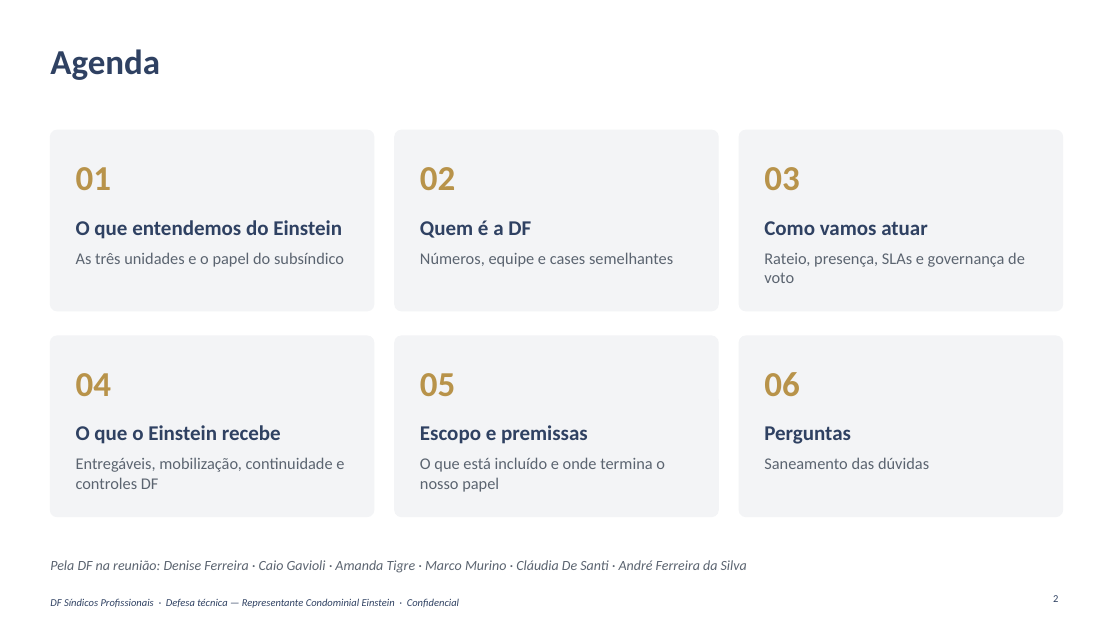
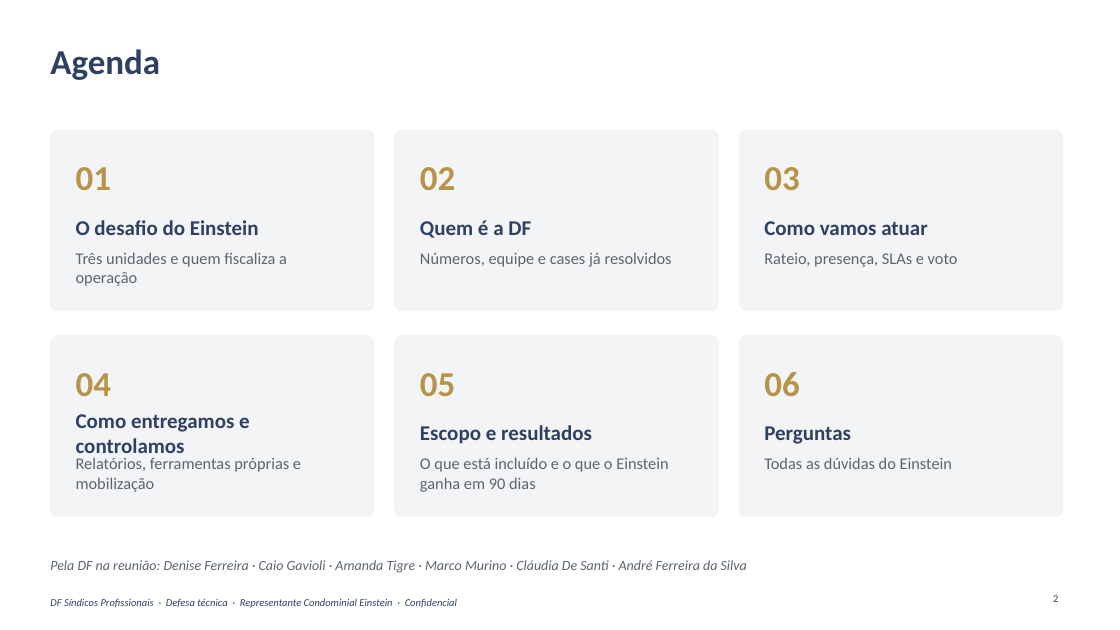
Before and after one commit to caiogavioli/Brainstorm, a slide deck: slide 2 of entregas/apresentacao-13-10/DF_Apresentacao_Einstein_13-10.pptx. Drawn at 1120x630 pixels with LibreOffice and Linux fonts; fonts in the diff are those of the drawing; background and template pictures are left out. Boxes give left, top, right and bottom in pixels: in the first picture for what was removed or moved away, otherwise in the second. Text is boxed around its words. In the diff, an @@ line names an element or a change of style, - is before the commit and + after.

```diff
--- a/entregas/apresentacao-13-10/DF_Apresentacao_Einstein_13-10.pptx
+++ b/entregas/apresentacao-13-10/DF_Apresentacao_Einstein_13-10.pptx
@@ text at [76, 220, 259, 235]: text changed @@
-O que entendemos do Einstein
+O desafio do Einstein
@@ text at [76, 252, 287, 286]: text changed @@
-As três unidades e o papel do subsíndico
+Três unidades e quem fiscaliza a operação
@@ text at [420, 252, 672, 267]: text changed @@
-Números, equipe e cases semelhantes
+Números, equipe e cases já resolvidos
@@ text at [764, 253, 958, 267]: text changed @@
-Rateio, presença, SLAs e governança de voto
+Rateio, presença, SLAs e voto
@@ text at [76, 414, 250, 460]: text changed @@
-O que o Einstein recebe
+Como entregamos e controlamos
@@ text at [420, 425, 592, 444]: text changed @@
-Escopo e premissas
+Escopo e resultados
@@ text at [76, 457, 301, 492]: text changed @@
-Entregáveis, mobilização, continuidade e controles DF
+Relatórios, ferramentas próprias e mobilização
@@ text at [420, 457, 668, 492]: text changed @@
-O que está incluído e onde termina o nosso papel
+O que está incluído e o que o Einstein ganha em 90 dias
@@ text at [764, 457, 952, 469]: text changed @@
-Saneamento das dúvidas
+Todas as dúvidas do Einstein
@@ text at [50, 598, 457, 608]: text changed @@
-DF Síndicos Profissionais · Defesa técnica — Representante Condominial Einstein · Confidencial
+DF Síndicos Profissionais · Defesa técnica · Representante Condominial Einstein · Confidencial
```
Also in this commit, not shown: 24 other slides changed, 11 other files.
